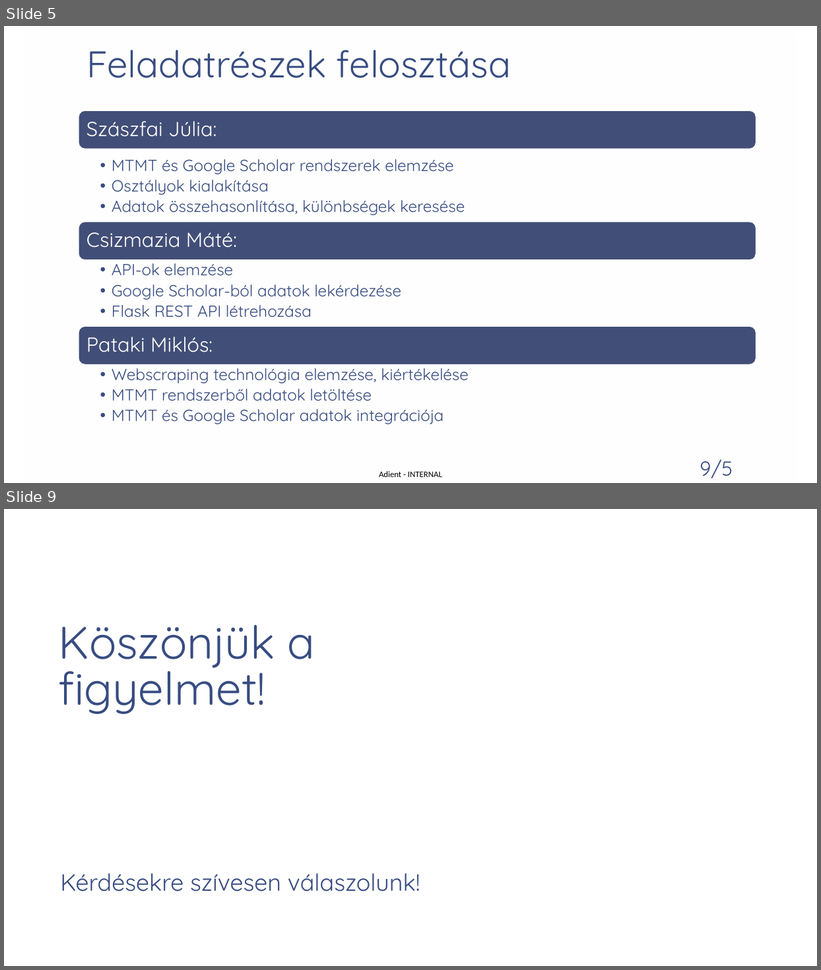
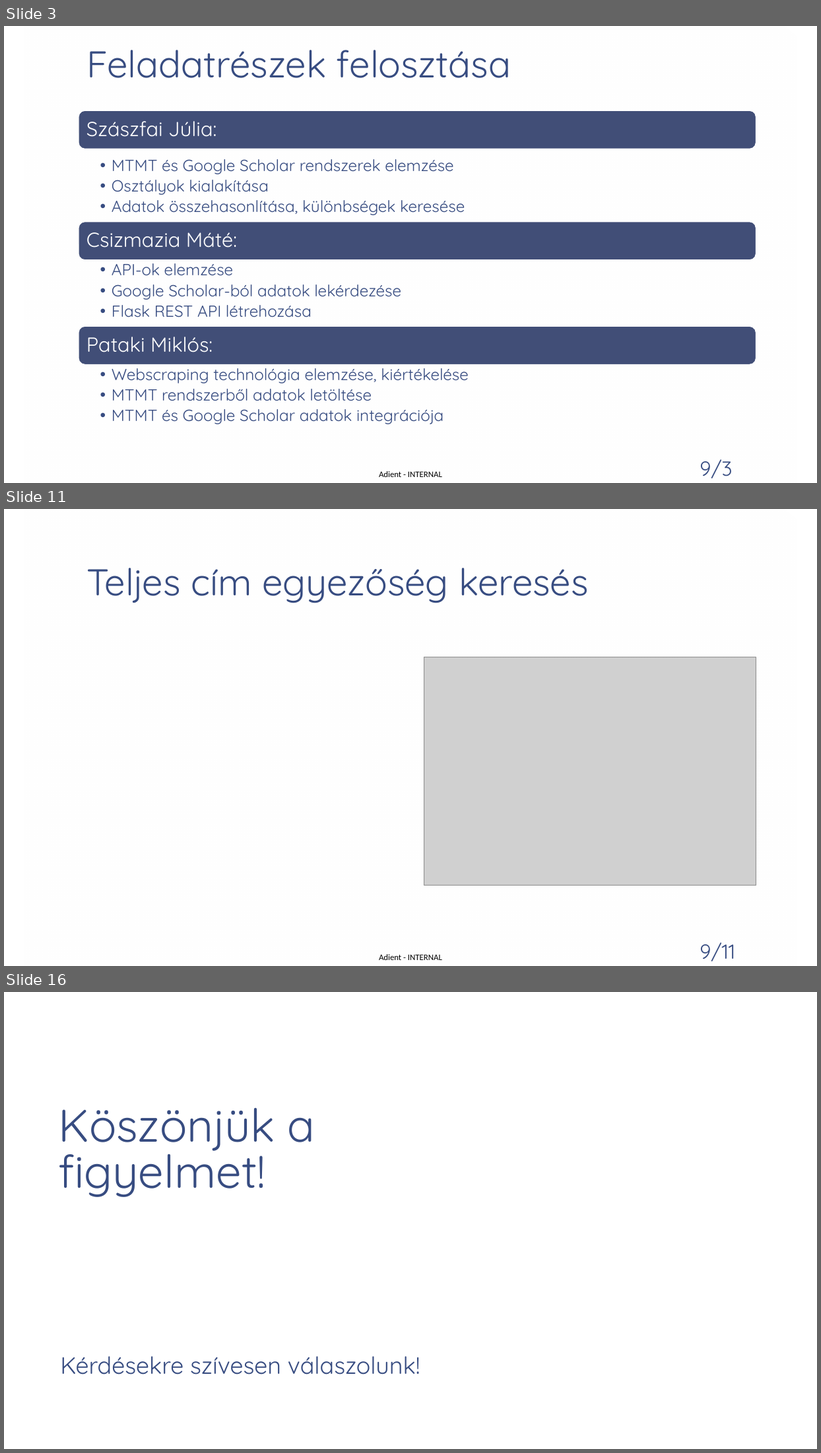
Before and after one commit to patmik2012/PubSync, a slide deck: Publikációs listák szinkronizálása.pptx. Shown one above the other, each under a label of ours: slides 5 and 9 before the commit, slides 3, 11 and 16 after it; the slides between them are not shown. The pictures are 821x970 and 821x1453 pixels, drawn with LibreOffice and Linux fonts; fonts in the diff are those of the drawing; grey boxes stand for pictures; background and template pictures are left out. Boxes give left, top, right and bottom in pixels: in the first picture for what was removed or moved away, otherwise in the second. Text is boxed around its words. In the diff, an @@ line names an element or a change of style, - is before the commit and + after.

```diff
--- a/Publikációs listák szinkronizálása.pptx
+++ b/Publikációs listák szinkronizálása.pptx
@@ slide 11 added at <box>4,509,817,966</box>, background picture (left out); not listed: 3 template elements that a slide beside it also shows @@
@@ title added at <box>86,568,589,603</box>, 44 pt, text #374C81 @@
+Teljes cím egyezőség keresés
@@ picture added at <box>424,657,756,886</box> @@
@@ what was slide 5 is now slide 3 @@
@@ page number at <box>700,460,732,479</box>: text changed @@
-9/5
+9/3
@@ what was slide 9 is now slide 16 @@
```
Also in this commit, not shown: 1 slide changed, 10 other slides added, 4 slides removed, 2 other files.
